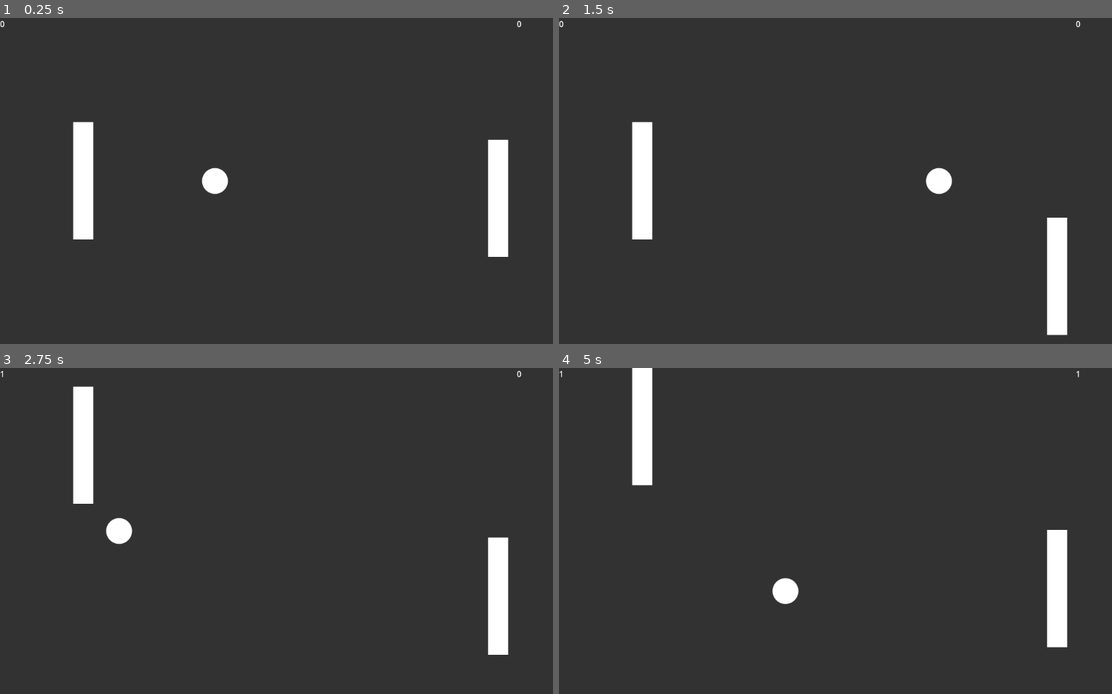
Above: before the commit, frames 1-4 (two rows, left to right).
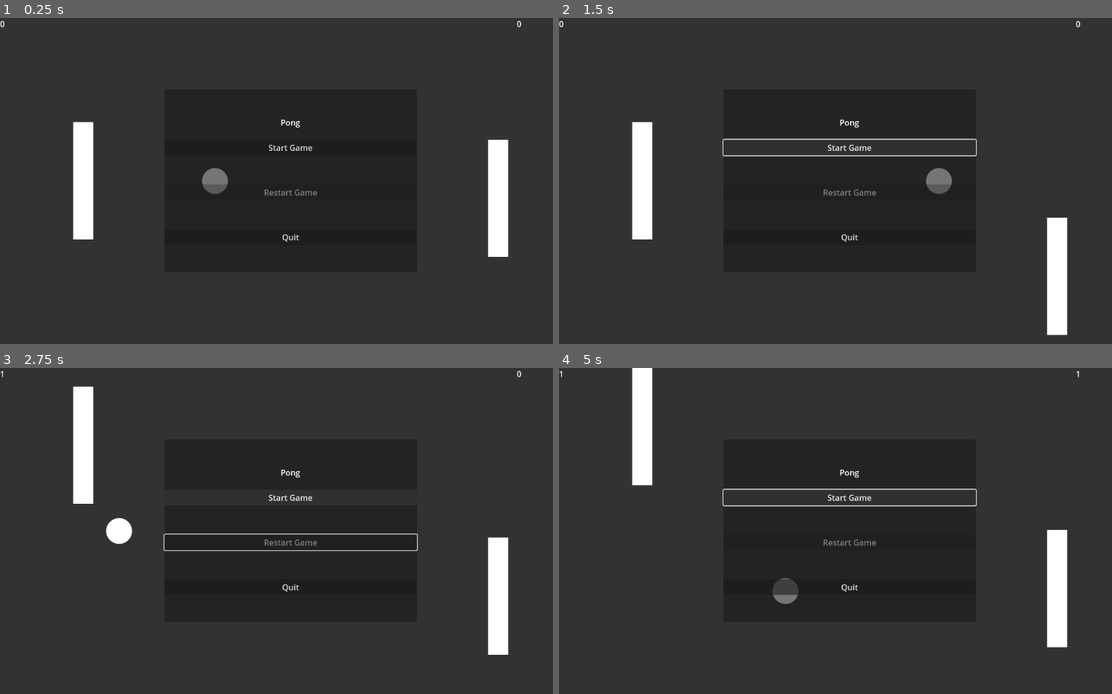
Above: after the commit, the same moments.

Repository: Aratch/20gch-01-pong
Game: Godot game, scene res://main.tscn
Same seed, same stepped clock (60 frames per second), same inputs: the game is played once before the commit and once after it.
Inputs (mouse positions are in pixels of both pictures, inside the frame that each line leads up to):
- Up to frame 1 (0.25 s): no input
- Up to frame 2 (1.5 s): click (852, 148) at 0.5 s, where only the run after the commit has a clickable "Start Game"; click (852, 148) at 1.25 s, where only the run after the commit has a clickable "Start Game"
- Up to frame 3 (2.75 s): hold W (move_up) from 2.03 s (still down); tap Down (p2_move_down) at 2.1 s
- Up to frame 4 (5 s): release W (move_up) at 2.78 s; hold S (move_down) 2.78-3.53 s; tap Up (p2_move_up) at 2.85, 4.35 s; hold W (move_up) from 3.53 s (still down); tap Down (p2_move_down) at 3.6 s

The runs differ from the first frame. In frame 1, 0.5% of the frame differs, in the area x 36-58%, y 31-69%; in frame 2, 1.0%; in frame 3, 0.6%; in frame 4, 1.0%, in the area x 29-76%, y 31-73%.

Commit message:
Add barebones menu UI and replace `_start_game()` calls with signals

Diff:
--- a/ball.gd
+++ b/ball.gd
@@ -41,7 +41,10 @@
 	else:
 		vis_notifier.screen_exited.connect(func():
 			ball_exited.emit())
-		_start_game()
+		get_owner().game_ready.connect(_on_game_ready)
+
+func _on_game_ready() -> void:
+	_start_game()
 
 func _physics_process(delta: float) -> void:
 	if Engine.is_editor_hint():
--- a/enemy.gd
+++ b/enemy.gd
@@ -8,7 +8,7 @@
 const EPSILON = 200.0
 
 func _ready() -> void:
-	get_owner().game_ready.connect(_on_game_ready)
+#	get_owner().game_ready.connect(_on_game_ready)
 	set_process_input(false)
 	super._ready()
 
@@ -28,6 +28,7 @@
 	_start_freeze_timer()
 
 func _on_game_ready() -> void:
+	super._start_game()
 	ball = get_owner().ball
 	game_ready = true
 	_start_freeze_timer()
--- a/main.gd
+++ b/main.gd
@@ -16,4 +16,4 @@
 func _ready() -> void:
 	ball = $Ball
 	$Ball.ball_exited.connect(_restart_game)
-	emit_signal(&"game_ready")
+	game_ready.emit()
--- a/main.tscn
+++ b/main.tscn
@@ -49,3 +49,61 @@
 
 [node name="Ball" parent="." instance=ExtResource("2_kadcf")]
 position = Vector2(560, 256)
+
+[node name="MenuLayer" type="CanvasLayer" parent="."]
+
+[node name="MenuContainer" type="CenterContainer" parent="MenuLayer"]
+anchors_preset = 15
+anchor_right = 1.0
+anchor_bottom = 1.0
+grow_horizontal = 2
+grow_vertical = 2
+
+[node name="MenuPanel" type="PanelContainer" parent="MenuLayer/MenuContainer"]
+layout_mode = 2
+
+[node name="VBoxContainer" type="VBoxContainer" parent="MenuLayer/MenuContainer/MenuPanel"]
+layout_mode = 2
+
+[node name="Spacer" type="Control" parent="MenuLayer/MenuContainer/MenuPanel/VBoxContainer"]
+custom_minimum_size = Vector2(500, 50)
+layout_mode = 2
+size_flags_vertical = 3
+
+[node name="Label" type="Label" parent="MenuLayer/MenuContainer/MenuPanel/VBoxContainer"]
+layout_mode = 2
+text = "Pong"
+horizontal_alignment = 1
+
+[node name="Spacer2" type="Control" parent="MenuLayer/MenuContainer/MenuPanel/VBoxContainer"]
+custom_minimum_size = Vector2(500, 15)
+layout_mode = 2
+size_flags_vertical = 3
+
+[node name="StartGameButton" type="Button" parent="MenuLayer/MenuContainer/MenuPanel/VBoxContainer"]
+layout_mode = 2
+text = "Start Game"
+
+[node name="Spacer3" type="Control" parent="MenuLayer/MenuContainer/MenuPanel/VBoxContainer"]
+custom_minimum_size = Vector2(500, 50)
+layout_mode = 2
+size_flags_vertical = 3
+
+[node name="RestartGameButton" type="Button" parent="MenuLayer/MenuContainer/MenuPanel/VBoxContainer"]
+layout_mode = 2
+disabled = true
+text = "Restart Game"
+
+[node name="Spacer5" type="Control" parent="MenuLayer/MenuContainer/MenuPanel/VBoxContainer"]
+custom_minimum_size = Vector2(500, 50)
+layout_mode = 2
+size_flags_vertical = 3
+
+[node name="QuitButton" type="Button" parent="MenuLayer/MenuContainer/MenuPanel/VBoxContainer"]
+layout_mode = 2
+text = "Quit"
+
+[node name="Spacer4" type="Control" parent="MenuLayer/MenuContainer/MenuPanel/VBoxContainer"]
+custom_minimum_size = Vector2(500, 50)
+layout_mode = 2
+size_flags_vertical = 3
--- a/paddle.gd
+++ b/paddle.gd
@@ -28,7 +28,10 @@
 			color_rect.size = collision_shape.size
 			)
 	else:
-		_start_game()
+		get_owner().game_ready.connect(_on_game_ready)
+
+func _on_game_ready() -> void:
+	_start_game()
 
 func _input(event: InputEvent) -> void:
 	if Engine.is_editor_hint():
